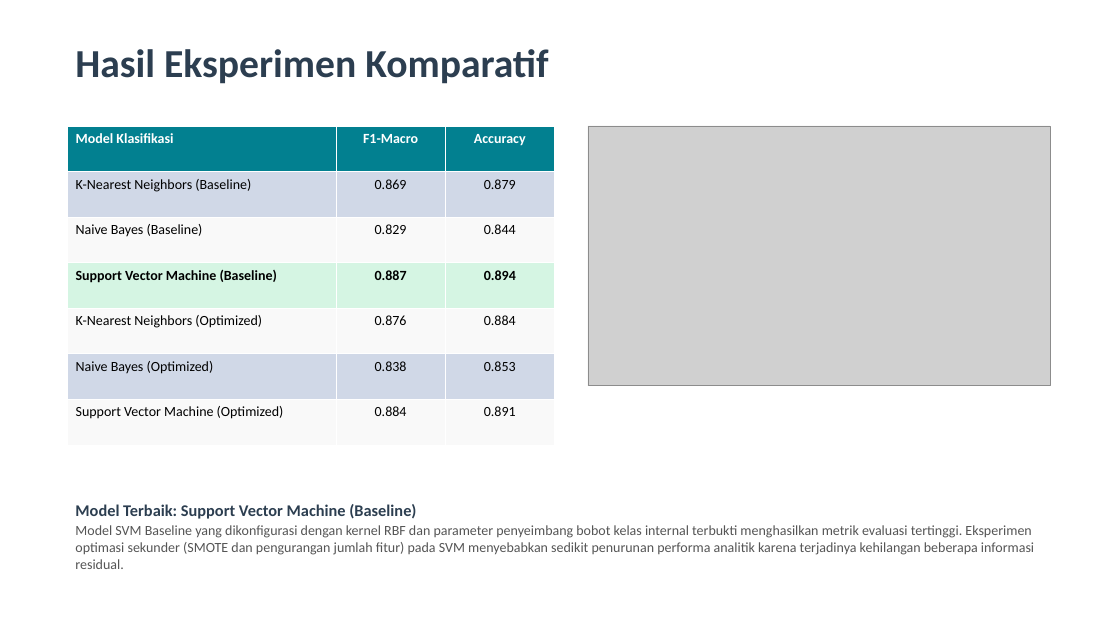
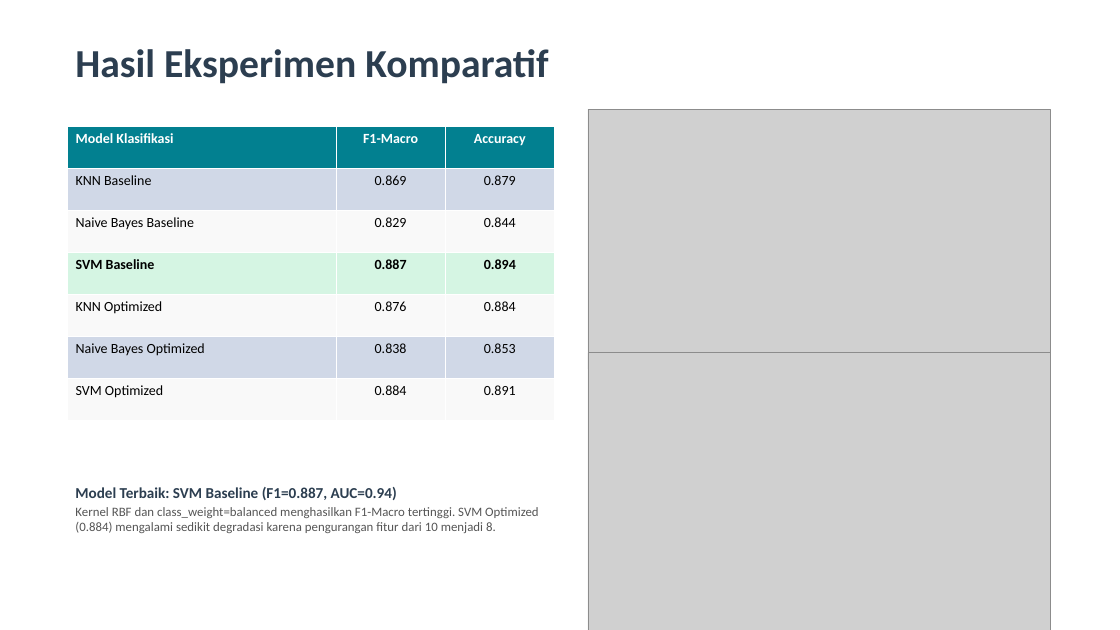
Before and after one commit to hafizmuzani011-collab/uas-ml-kelulusan, a slide deck: slide 5 of presentation/presentasi_uas_ml.pptx. Drawn at 1120x630 pixels with LibreOffice and Linux fonts; fonts in the diff are those of the drawing; grey boxes stand for pictures. Boxes give left, top, right and bottom in pixels: in the first picture for what was removed or moved away, otherwise in the second. Text is boxed around its words. In the diff, an @@ line names an element or a change of style, - is before the commit and + after.

```diff
--- a/presentation/presentasi_uas_ml.pptx
+++ b/presentation/presentasi_uas_ml.pptx
@@ picture: place and size @@
-picture at bbox=[588, 126, 1050, 386]
+picture at bbox=[588, 109, 1050, 369]
@@ table at bbox=[67, 126, 555, 420] @@
-row 2, column 1: K-Nearest Neighbors (Baseline)
+row 2, column 1: KNN Baseline
-row 3, column 1: Naive Bayes (Baseline)
+row 3, column 1: Naive Bayes Baseline
-row 4, column 1: Support Vector Machine (Baseline)
+row 4, column 1: SVM Baseline
-row 5, column 1: K-Nearest Neighbors (Optimized)
+row 5, column 1: KNN Optimized
-row 6, column 1: Naive Bayes (Optimized)
+row 6, column 1: Naive Bayes Optimized
-row 7, column 1: Support Vector Machine (Optimized)
+row 7, column 1: SVM Optimized
@@ picture added at bbox=[588, 353, 1050, 630] @@
@@ text removed at bbox=[75, 504, 1034, 569] @@
-Model Terbaik: Support Vector Machine (Baseline)
-Model SVM Baseline yang dikonfigurasi dengan kernel RBF dan parameter penyeimbang bobot kelas internal terbukti menghasilkan metrik evaluasi tertinggi. Eksperimen optimasi sekunder (SMOTE dan pengurangan jumlah fitur) pada SVM menyebabkan sedikit penurunan performa analitik karena terjadinya kehilangan beberapa informasi residual.
@@ text added at bbox=[75, 487, 539, 533], 11 pt, text #555555 @@
+Model Terbaik: SVM Baseline (F1=0.887, AUC=0.94)
+Kernel RBF dan class_weight=balanced menghasilkan F1-Macro tertinggi. SVM Optimized (0.884) mengalami sedikit degradasi karena pengurangan fitur dari 10 menjadi 8.
```
Also in this commit, not shown: 9 other slides changed, 3 other files.
